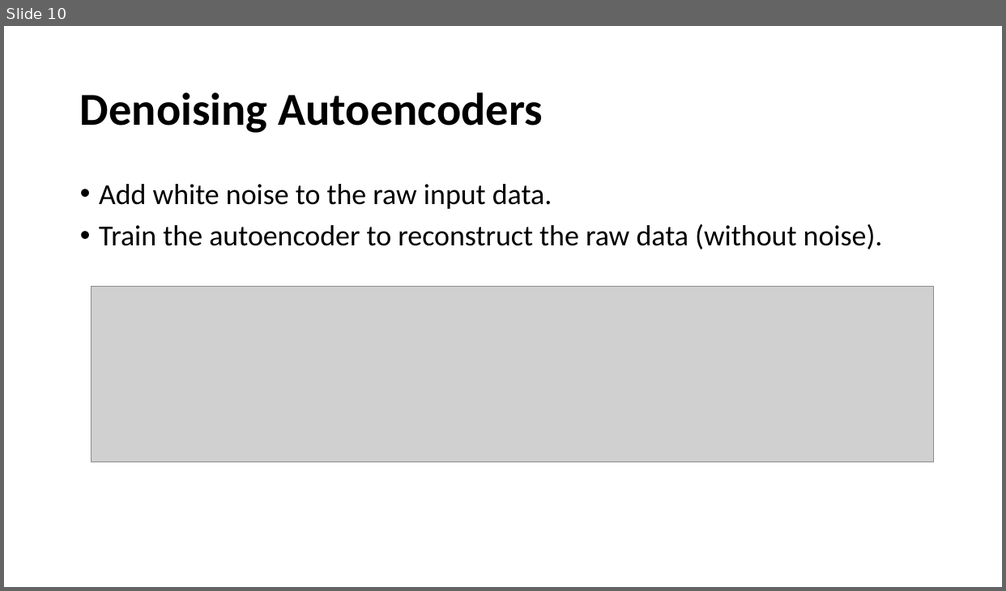
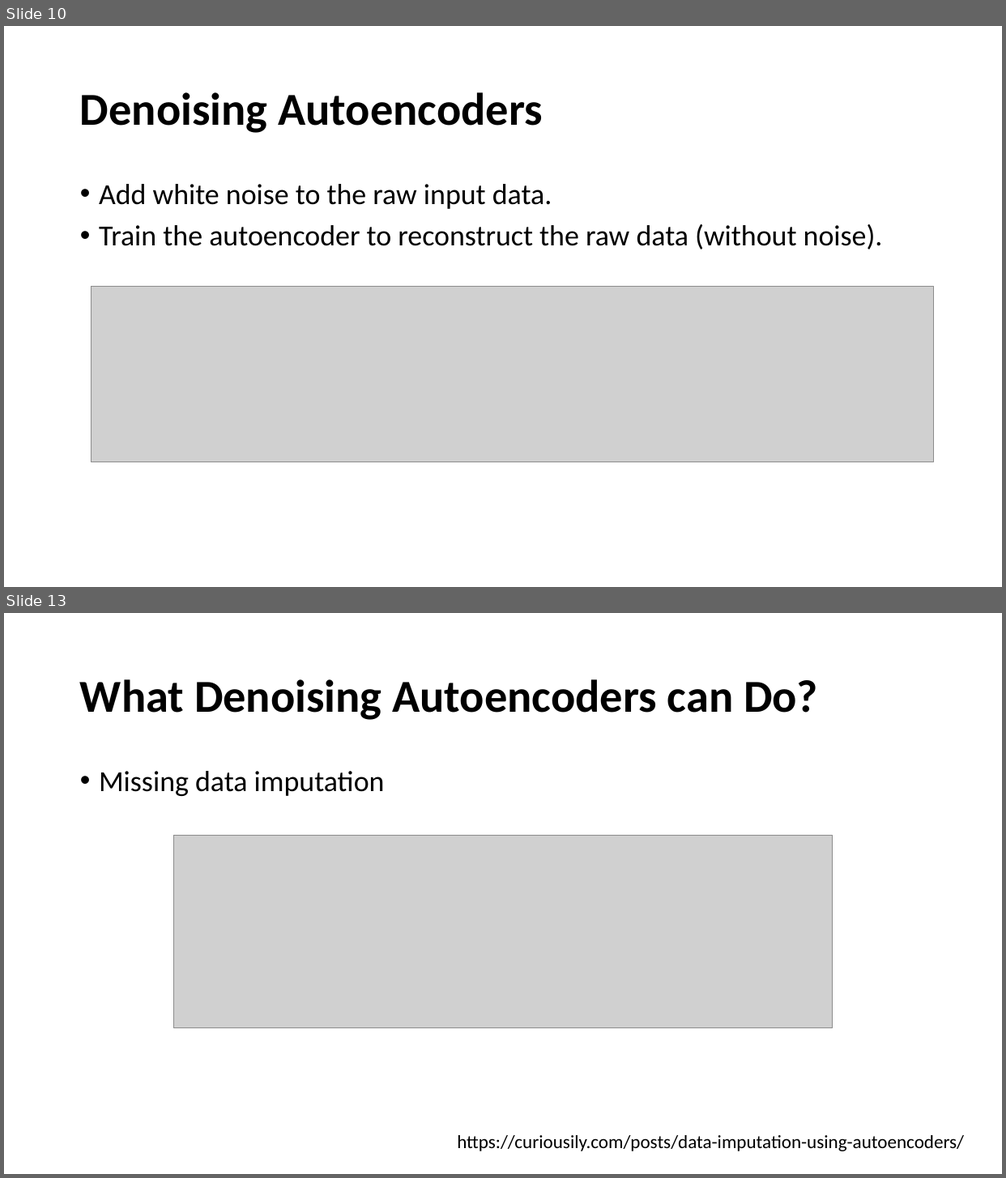
Before and after one commit to tingsyo/course_2020Q3_representation_learning, a slide deck: notebooks/05_Autoencoder_and_variations.pptx. Shown one above the other, each under a label of ours: slide 10 before the commit, slides 10 and 13 after it; the slides between them are not shown. The pictures are 1006x591 and 1006x1178 pixels, drawn with LibreOffice and Linux fonts; fonts in the diff are those of the drawing; grey boxes stand for pictures. Boxes give left, top, right and bottom in pixels: in the first picture for what was removed or moved away, otherwise in the second. Text is boxed around its words. In the diff, an @@ line names an element or a change of style, - is before the commit and + after.

```diff
--- a/notebooks/05_Autoencoder_and_variations.pptx
+++ b/notebooks/05_Autoencoder_and_variations.pptx
@@ slide 13 added at (4,613,1002,1174), background #FFFFFF @@
@@ title added at (80,679,818,720), 44 pt, text #000000, bold @@
+What Denoising Autoencoders can Do?
@@ text added at (99,771,385,796), 28 pt, text #000000 @@
+• Missing data imputation
@@ picture added at (173,835,833,1028) @@
@@ text added at (457,1135,964,1152), 18 pt, text #000000 @@
+https://curiousily.com/posts/data-imputation-using-autoencoders/
```
Also in this commit, not shown: 3 slides changed, 4 other slides added.
